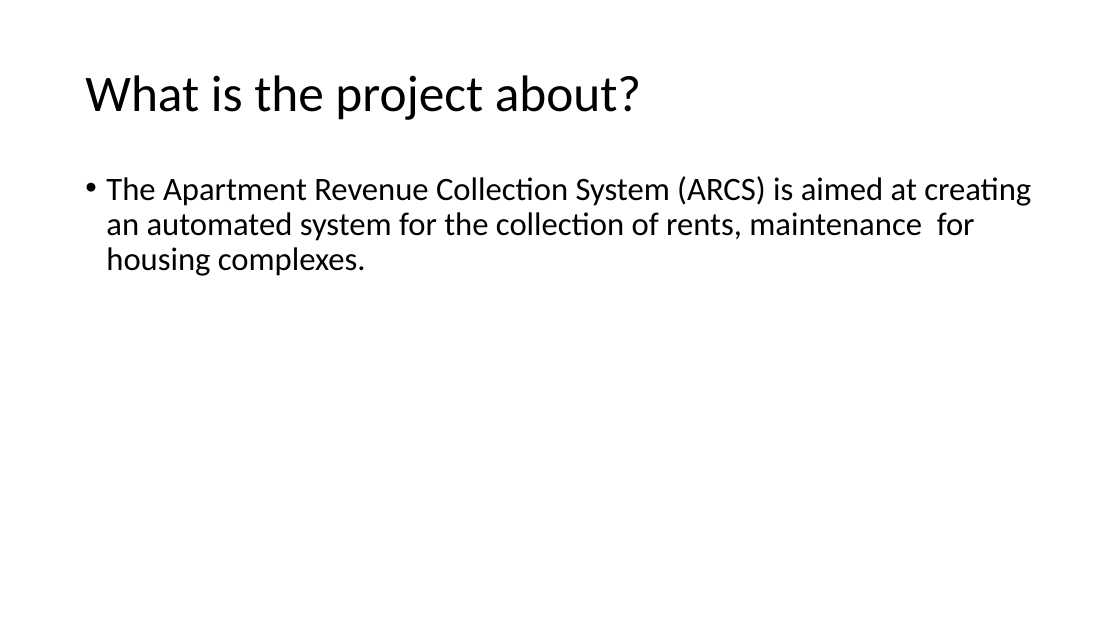
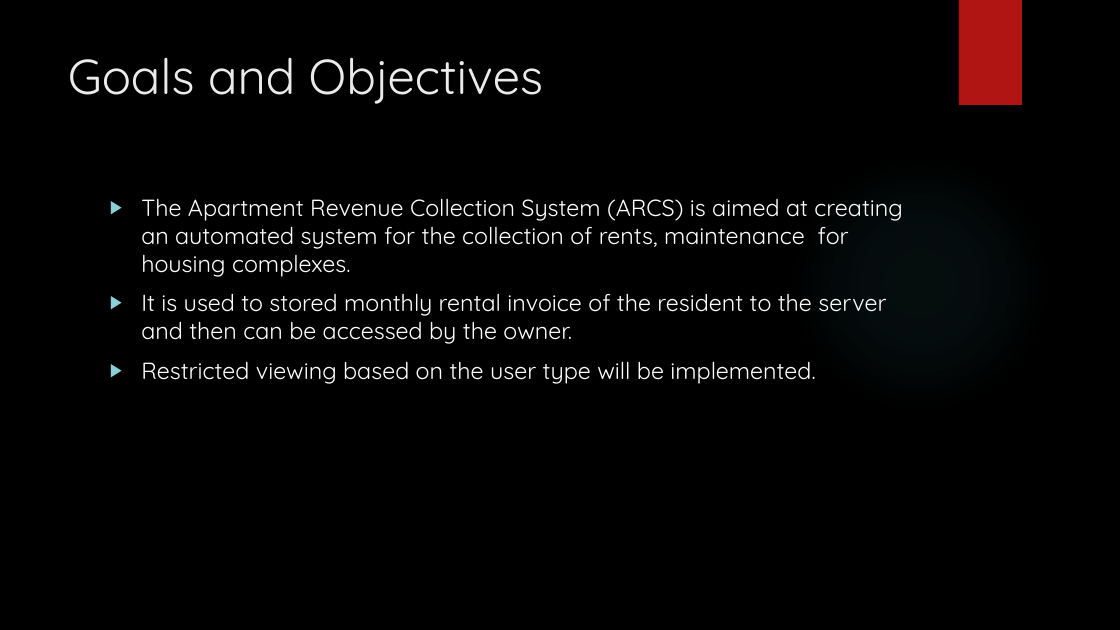
Before and after one commit to GeekyPython/Apartment_Rental_System, a slide deck: slide 3 of Project_Presentation.pptx (slide 2 before the commit). Drawn at 1120x630 pixels with LibreOffice and Linux fonts; fonts in the diff are those of the drawing; background and template pictures are left out. Boxes give left, top, right and bottom in pixels: in the first picture for what was removed or moved away, otherwise in the second. Text is boxed around its words. In the diff, an @@ line names an element or a change of style, - is before the commit and + after.

```diff
--- a/Project_Presentation.pptx
+++ b/Project_Presentation.pptx
@@ background #FFFFFF to picture (left out) @@
@@ rectangle added at [959,0,1022,105], fill #B01513 @@
@@ title "Goals and Objectives" at [68,58,543,104]: vertical alignment middle to top @@
@@ title at [68,58,543,104]: text changed; size 44 to 42 pt; font Calibri to Quicksand; text colour #000000 to #EBEBEB @@
-What is the project about?
+Goals and Objectives
@@ ellipse added at [791,154,1049,413], fill gradient #50B9C1 @@
@@ text "The Apartment Revenue Collection System ...": place and size @@
-text "The Apartment Revenue Collection System ..." at [106,176,1031,276]
+text "The Apartment Revenue Collection System ..." at [141,198,903,384]
@@ text at [141,198,903,277]: size 28 to 20 pt, font Calibri to Quicksand, text colour #000000 to #FFFFFF in "The Apartment Revenue Collection System (ARCS) is ..."; bullet • to ▶; line spacing 0.9 to 1 @@
@@ text at [141,293,886,384]: paragraphs added @@
+▶ It is used to stored monthly rental invoice of the resident to the server and then can be accessed by the owner.
+▶ Restricted viewing based on the user type will be implemented.
```
Also in this commit, not shown: 4 other slides changed, 5 slides added.
